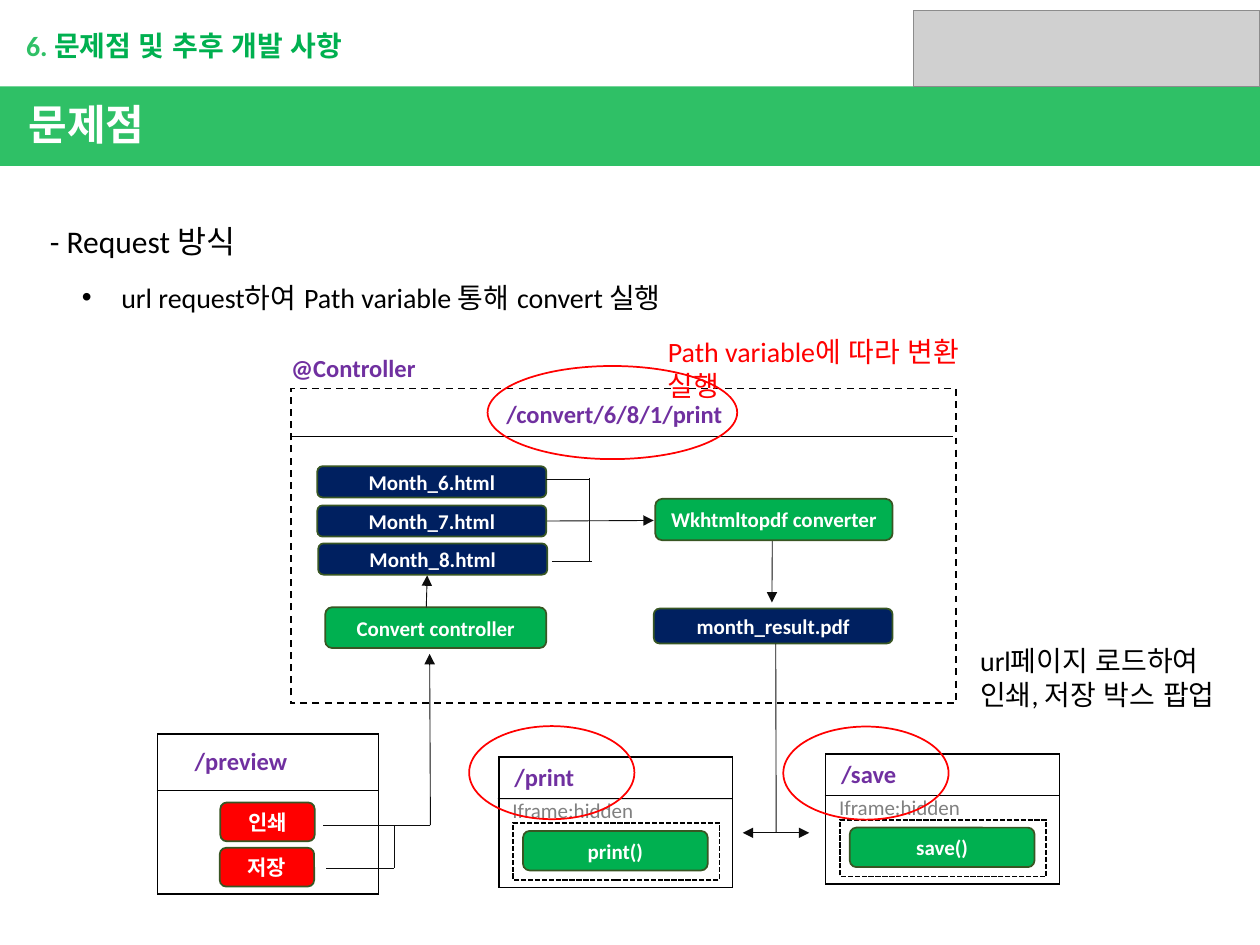
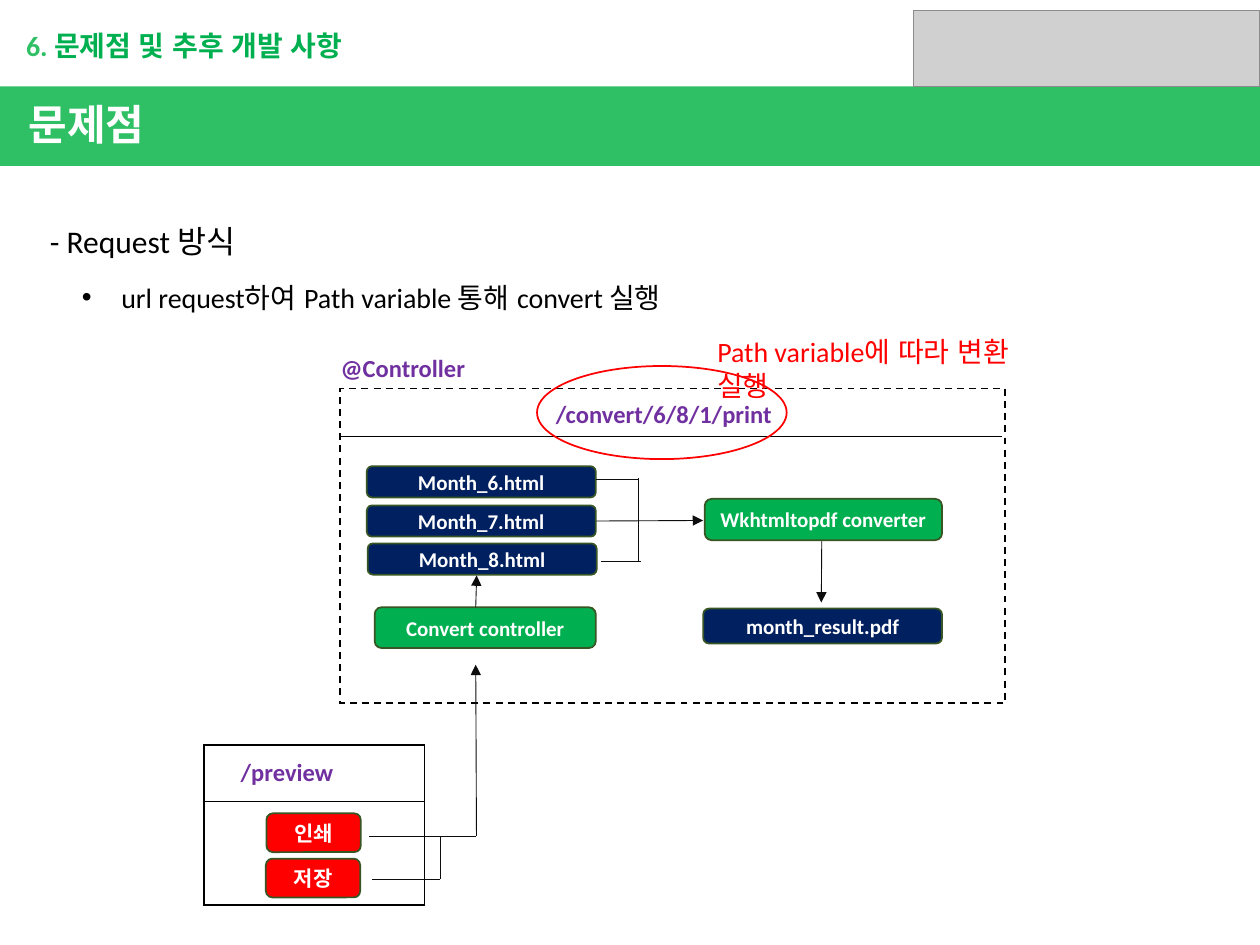
Before and after one commit to lwoody/HtmltoPdf, a slide deck: slide 23 of prototype.pptx (slide 25 before the commit). Drawn at 1260x945 pixels with LibreOffice and Linux fonts; fonts in the diff are those of the drawing; grey boxes stand for pictures. Boxes give left, top, right and bottom in pixels: in the first picture for what was removed or moved away, otherwise in the second. Text is boxed around its words. In the diff, an @@ line names an element or a change of style, - is before the commit and + after.

```diff
--- a/prototype.pptx
+++ b/prototype.pptx
@@ 6 rounded rectangles, 4 lines, 3 texts, 3 arrows, 1 rectangle, 1 ellipse: place and size @@
-6 rounded rectangles, 4 lines, 3 texts, 3 arrows, 1 rectangle, 1 ellipse at [291, 338, 959, 703]
+6 rounded rectangles, 4 lines, 3 texts, 3 arrows, 1 rectangle, 1 ellipse at [340, 338, 1008, 703]
@@ line removed from (776, 644) to (776, 833) @@
@@ text removed at [980, 648, 1214, 709] @@
-url페이지 로드하여 인쇄, 저장 박스 팝업
@@ ellipse removed at [469, 726, 634, 819] @@
@@ ellipse removed at [784, 727, 949, 820] @@
@@ 4 lines, 2 rounded rectangles, 1 text, 1 rectangle, 1 arrow: place and size @@
-4 lines, 2 rounded rectangles, 1 text, 1 rectangle, 1 arrow at [156, 654, 431, 895]
+4 lines, 2 rounded rectangles, 1 text, 1 rectangle, 1 arrow at [203, 665, 476, 905]
@@ group removed at [498, 757, 733, 888]: 2 rectangles, 2 texts, 1 line, 1 rounded rectangle @@
-/print
-print()
-Iframe:hidden
@@ double arrow removed from (742, 833) to (809, 833) @@
@@ group removed at [825, 753, 1060, 885]: 2 rectangles, 2 texts, 1 line, 1 rounded rectangle @@
-/save
-save()
-Iframe:hidden
```
Also in this commit, not shown: 5 other slides changed, 2 slides removed.
